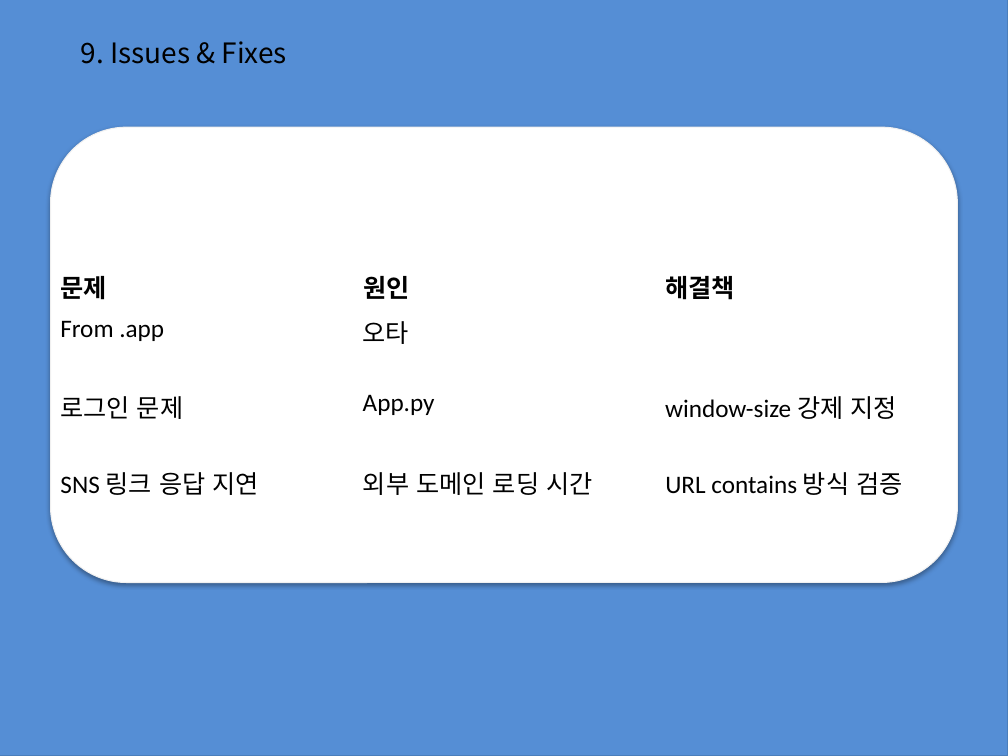
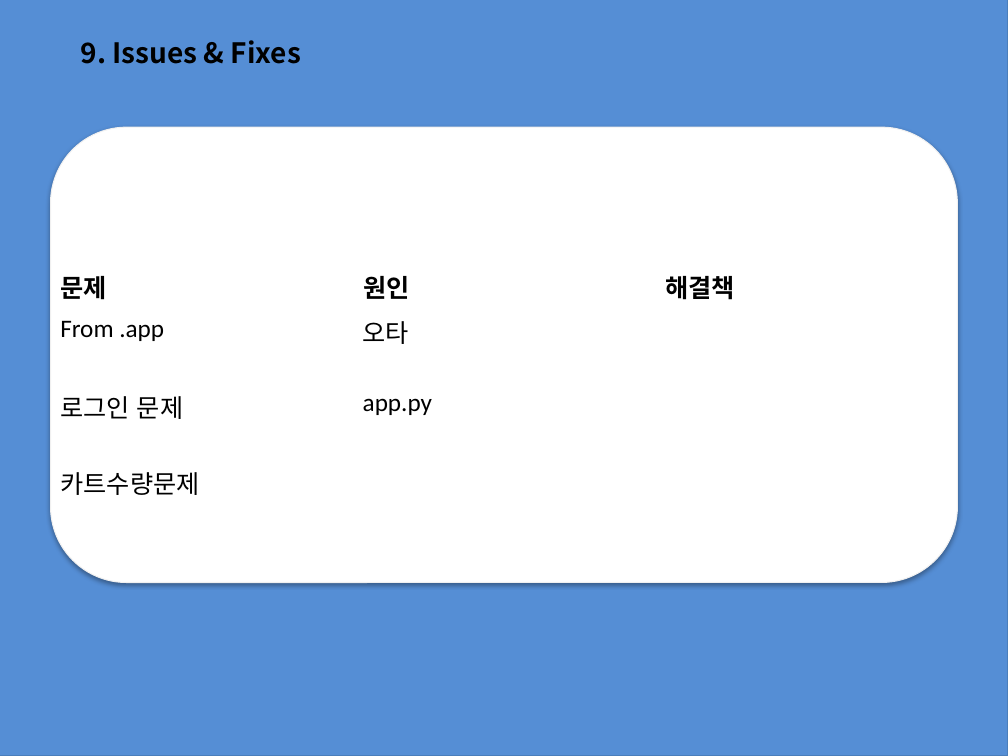
Before and after one commit to jwbaik98/project, a slide deck: slide 22 of 2조 프로젝트 과제(제작중).pptx. Drawn at 1008x756 pixels with LibreOffice and Linux fonts; fonts in the diff are those of the drawing. Boxes give left, top, right and bottom in pixels: in the first picture for what was removed or moved away, otherwise in the second. Text is boxed around its words. In the diff, an @@ line names an element or a change of style, - is before the commit and + after.

```diff
--- a/2조 프로젝트 과제(제작중).pptx
+++ b/2조 프로젝트 과제(제작중).pptx
@@ text "9. Issues & Fixes" at (x1=80, y1=40, x2=301, y2=64): bold on @@
@@ table at (x1=50, y1=383, x2=958, y2=423) @@
-row 1, column 2: App.py
+row 1, column 2: app.py
-row 1, column 3: window-size 강제 지정
+row 1, column 3: 
@@ table at (x1=50, y1=457, x2=889, y2=508) @@
-row 1: SNS 링크 응답 지연 | 외부 도메인 로딩 시간 | URL contains 방식 검증
+row 1: 카트수량문제 |  | 
@@ table resized from (x1=50, y1=457, x2=958, y2=508) to (x1=50, y1=457, x2=889, y2=508) @@
```
Also in this commit, not shown: 8 other slides changed.
